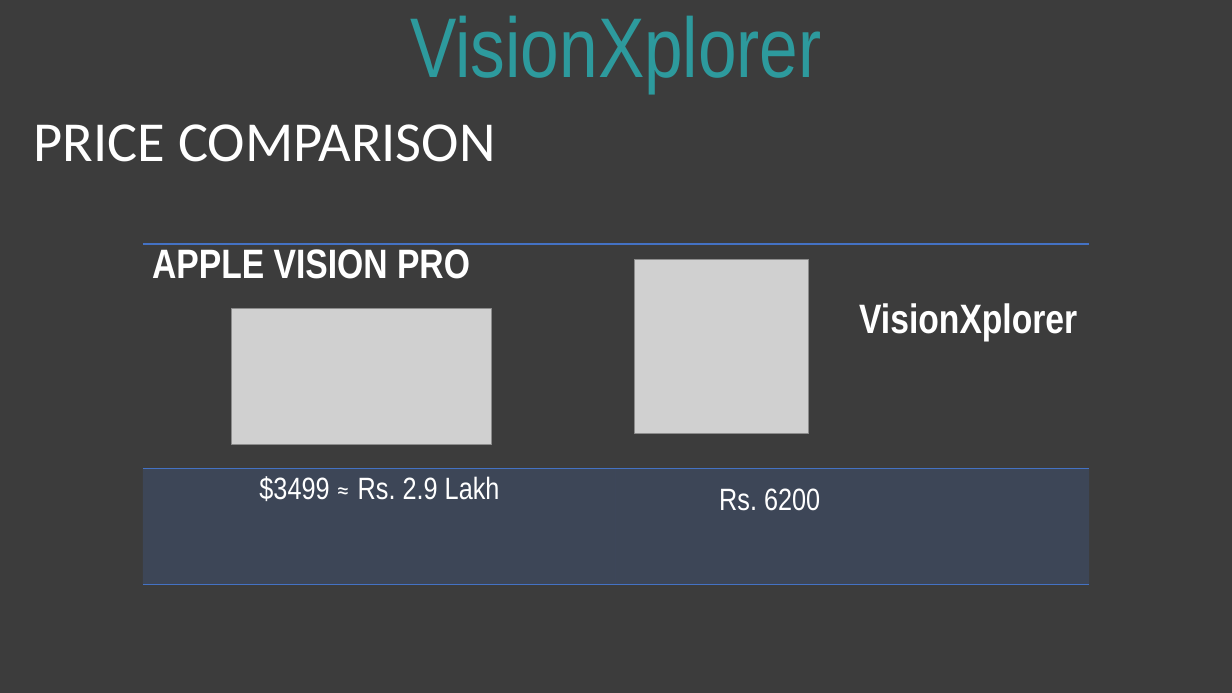
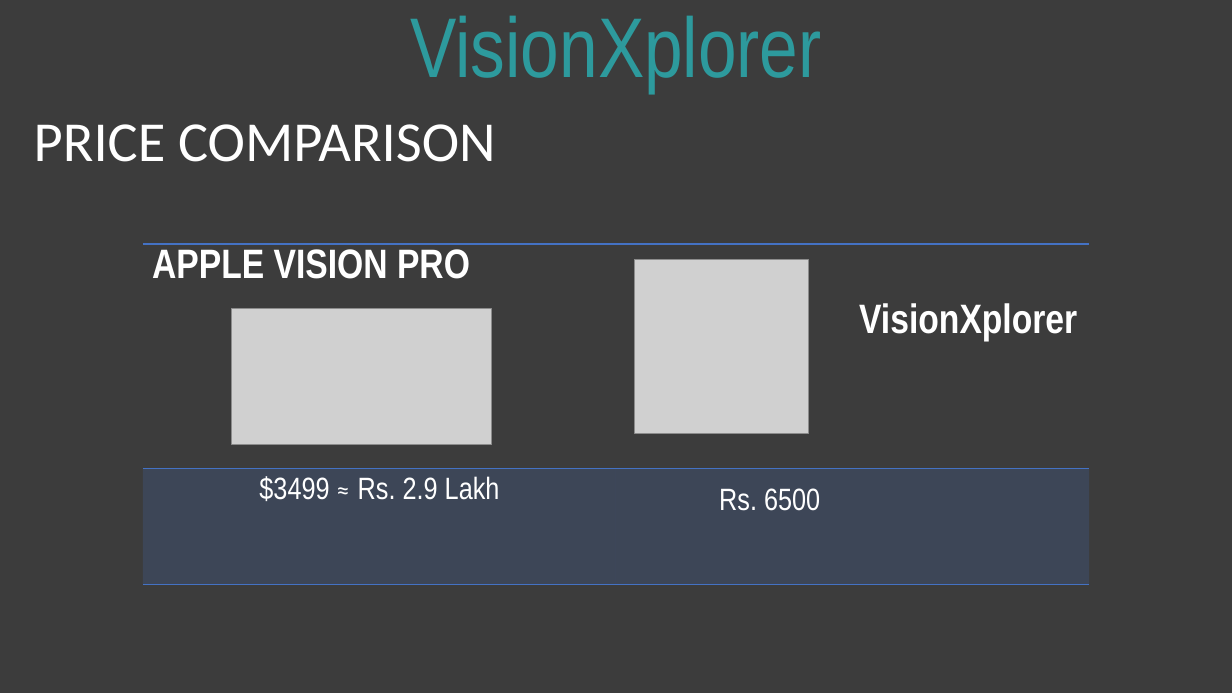
Before and after one commit to Soumyajit01/VisionXplorer, a slide deck: slide 9 of visionXplorer ppt files/visionXplorer.pptx. Drawn at 1232x693 pixels with LibreOffice and Linux fonts; fonts in the diff are those of the drawing; grey boxes stand for pictures. Boxes give left, top, right and bottom in pixels: in the first picture for what was removed or moved away, otherwise in the second. Text is boxed around its words. In the diff, an @@ line names an element or a change of style, - is before the commit and + after.

```diff
--- a/visionXplorer ppt files/visionXplorer.pptx
+++ b/visionXplorer ppt files/visionXplorer.pptx
@@ text at (x1=719, y1=488, x2=820, y2=511): text changed @@
-Rs. 6200
+Rs. 6500
```
Also in this commit, not shown: 3 other slides changed.
